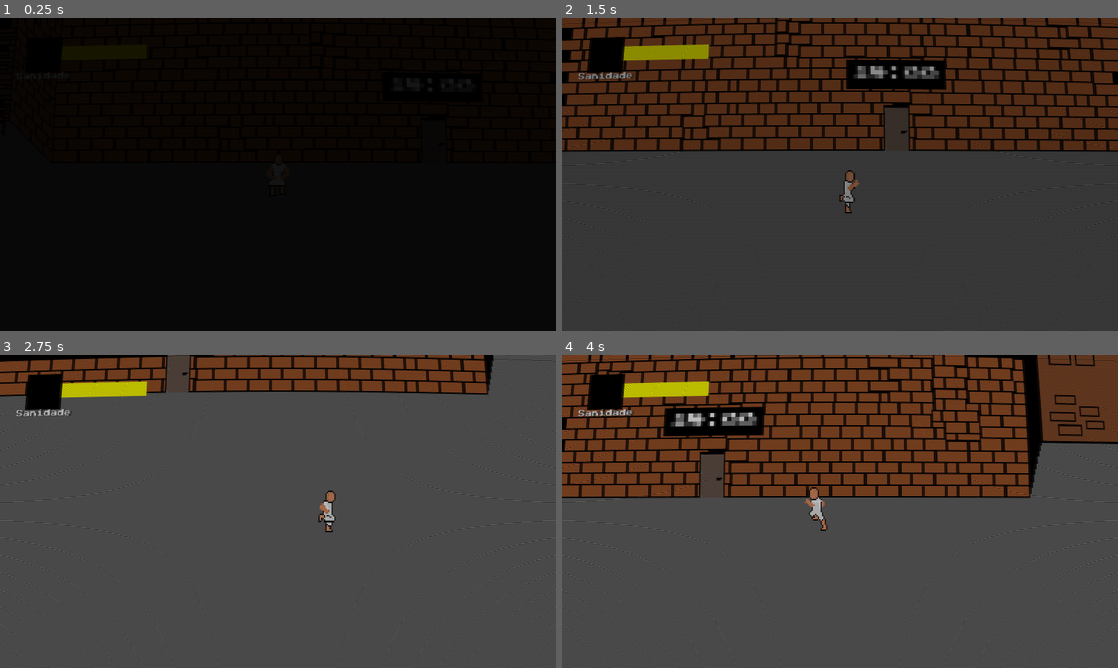
Above: before the commit, frames 1-4 (two rows, left to right).
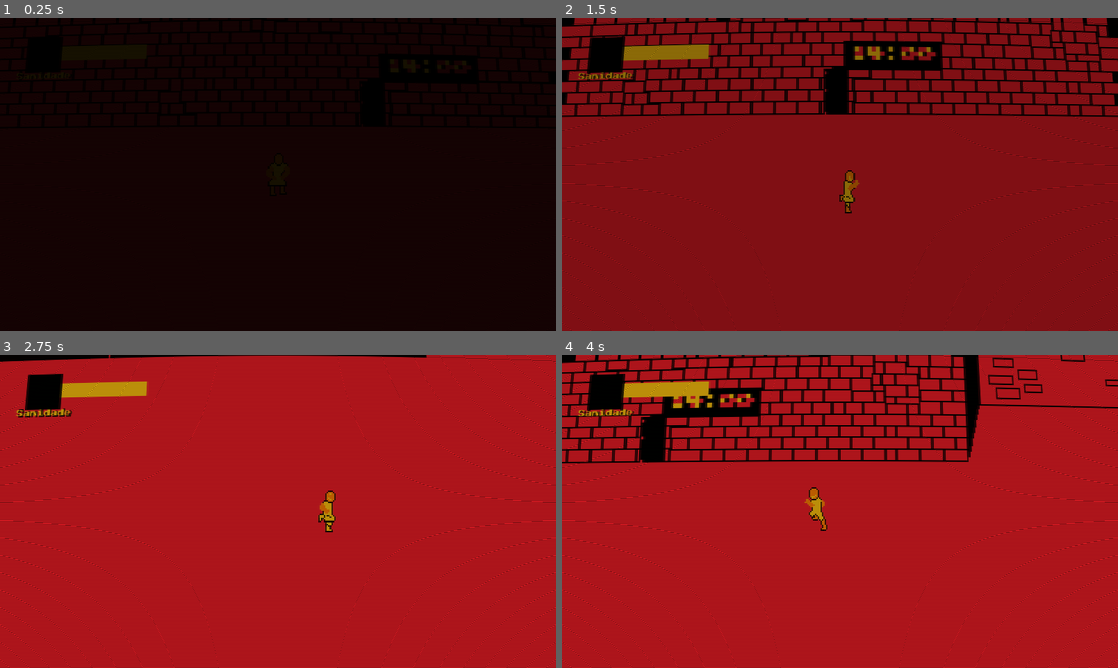
Above: after the commit, the same moments.

Repository: FarofaFaction/Criascript-Jam-Game
Game: Godot game, scene res://Game/Room/room.tscn
The game is run twice, just before and just after one commit, with the same random seed, the same clock (stepped at 60 frames per second) and the same inputs. This scene is started directly instead of the project's main scene. The engine's default icon, where the game draws it, is replaced by a stand-in: a white triangle on a blue panel in a dark square.
Inputs:
- Up to frame 1 (0.25 s): no input
- Up to frame 2 (1.5 s): hold Right (ui_right) 0.53-1.28 s; tap E (Interact) at 0.6 s; hold Down (ui_down) from 1.28 s (still down); tap Space (Power) at 1.35 s
- Up to frame 3 (2.75 s): release Down (ui_down) at 2.03 s; hold Right (ui_right) from 2.03 s (still down); hold Shift (Run) from 2.03 s (still down)
- Up to frame 4 (4 s): release Right (ui_right) at 2.78 s; release Shift (Run) at 2.78 s; hold Up (ui_up) 2.78-3.53 s; tap E (Interact) at 2.85 s; hold Left (ui_left) from 3.53 s (still down); tap Space (Power) at 3.6 s

The runs differ from the first frame. In frame 1, less than 0.1% of the frame differs, in the area x 3-85%, y 16-50%; in frame 2, 96%; in frame 3, 99%, in the area x 0-100%, y 0-100%; in frame 4, 97%.

Commit message:
update_game

Diff:
--- a/Dialog/DialogClass/dialog_class.gd
+++ b/Dialog/DialogClass/dialog_class.gd
@@ -30,6 +30,7 @@
 	self.queue_free()
 
 func _start_dialog():
+	#visible = true
 	for child in get_children():
 		if child is DialogMenu:
 			_add_menu(child)
--- a/Game/Quests/DoctorKnocking/doctor_knocking.gd
+++ b/Game/Quests/DoctorKnocking/doctor_knocking.gd
@@ -12,6 +12,18 @@
 	pass # Replace with function body.
 
 
-## Called every frame. 'delta' is the elapsed time since the previous frame.
-#func _process(delta: float) -> void:
-	#pass
+@onready var shader_material = $"../../CanvasLayer/ColorRect".material
+
+func _process(delta):
+	# Obtenha a posição global do node
+	var global_pos = $tools/DoorSoundOrigin.global_position
+
+	# Converta a posição para coordenadas de tela (normalizadas)
+	# Converta o tamanho da tela para Vector2
+	var screen_size = Vector2(get_viewport().get_size())
+
+	# Converta a posição global para coordenadas de tela (normalizadas)
+	var real_center = global_pos / screen_size
+
+	# Atualize o uniform do shader material.set_shader_parameter("TextureMask", textureImage)
+	shader_material.set_shader_parameter("real_center", real_center)
--- a/Game/Quests/DoctorKnocking/stage_1/DoctorKnocking_1.tscn
+++ b/Game/Quests/DoctorKnocking/stage_1/DoctorKnocking_1.tscn
@@ -1,32 +1,46 @@
-[gd_scene load_steps=8 format=3 uid="uid://csq5h4507pd3r"]
+[gd_scene load_steps=11 format=3 uid="uid://csq5h4507pd3r"]
 
 [ext_resource type="Script" path="res://Game/Quests/DoctorKnocking/stage_1/DoctorKnocking_1.gd" id="1_w2ti7"]
 [ext_resource type="PackedScene" uid="uid://wttewp7c4g6k" path="res://Game/Quests/DoctorKnocking/stage_1/knocking_sound.tscn" id="2_peg6k"]
 [ext_resource type="PackedScene" uid="uid://6fw6kl4t5n7x" path="res://Objects/interactible_area.tscn" id="3_yepy7"]
 [ext_resource type="Script" path="res://Dialog/DialogClass/dialog_class.gd" id="4_h8epj"]
 [ext_resource type="Script" path="res://Dialog/DialogClass/speak_class.gd" id="5_xkpak"]
-[ext_resource type="PackedScene" uid="uid://baklw2eb62qgd" path="res://Dialog/DialogMenuClass/DialogMenu.tscn" id="6_lo73l"]
+[ext_resource type="Script" path="res://Dialog/DialogMenuClass/dialog_menu.gd" id="6_uk3d7"]
 [ext_resource type="Script" path="res://Game/Quests/DoctorKnocking/stage_1/doctor_options_dialog.gd" id="7_g1pol"]
+[ext_resource type="FontFile" uid="uid://b572bvrcrok26" path="res://Fontes/Press_Start_2P/PressStart2P-Regular.ttf" id="7_hy3ge"]
+
+[sub_resource type="StyleBoxFlat" id="StyleBoxFlat_rqsdc"]
+bg_color = Color(0.6, 0.6, 0.6, 0)
+
+[sub_resource type="StyleBoxLine" id="StyleBoxLine_avxtw"]
+color = Color(0.882353, 0, 0, 1)
+thickness = 10
+vertical = true
 
 [node name="DoctorKnocking1" type="Node2D" node_paths=PackedStringArray("dialog")]
 script = ExtResource("1_w2ti7")
-dialog = NodePath("DialogWithOptions")
+dialog = NodePath("CanvasLayer/DialogWithOptions")
 
 [node name="KnockingSound" parent="." instance=ExtResource("2_peg6k")]
 
 [node name="InteractibleArea" parent="." instance=ExtResource("3_yepy7")]
 
-[node name="DialogWithOptions" type="Control" parent="."]
+[node name="CanvasLayer" type="CanvasLayer" parent="."]
+
+[node name="DialogWithOptions" type="Control" parent="CanvasLayer"]
+visible = false
 layout_mode = 3
 anchors_preset = 15
 anchor_right = 1.0
 anchor_bottom = 1.0
 grow_horizontal = 2
 grow_vertical = 2
+size_flags_horizontal = 4
+size_flags_vertical = 4
 script = ExtResource("4_h8epj")
 auto_start = false
 
-[node name="SpeakClass" type="RichTextLabel" parent="DialogWithOptions"]
+[node name="SpeakClass" type="RichTextLabel" parent="CanvasLayer/DialogWithOptions"]
 layout_mode = 0
 offset_right = 40.0
 offset_bottom = 40.0
@@ -34,7 +48,7 @@
 script = ExtResource("5_xkpak")
 speaker = "Doutor"
 
-[node name="SpeakClass3" type="RichTextLabel" parent="DialogWithOptions"]
+[node name="SpeakClass3" type="RichTextLabel" parent="CanvasLayer/DialogWithOptions"]
 layout_mode = 0
 offset_right = 40.0
 offset_bottom = 40.0
@@ -42,50 +56,159 @@
 script = ExtResource("5_xkpak")
 speaker = "Doutor"
 
-[node name="DialogMenu" parent="DialogWithOptions" node_paths=PackedStringArray("options_conection") instance=ExtResource("6_lo73l")]
-layout_mode = 1
+[node name="DialogMenu" type="Control" parent="CanvasLayer/DialogWithOptions" node_paths=PackedStringArray("options_conection")]
+process_mode = 3
+layout_mode = 1
+anchors_preset = 15
+anchor_right = 1.0
+anchor_bottom = 1.0
+offset_top = -136.0
+offset_bottom = -136.0
+grow_horizontal = 2
+grow_vertical = 2
+script = ExtResource("6_uk3d7")
 options_conection = NodePath("OptionsTest")
-start_visible = false
 option_3_visible = false
 option_4_visible = false
-
-[node name="OptionsTest" type="Control" parent="DialogWithOptions/DialogMenu" node_paths=PackedStringArray("my_stage")]
+searchButtons = true
+
+[node name="BackgroundColor" type="ColorRect" parent="CanvasLayer/DialogWithOptions/DialogMenu"]
+layout_mode = 1
+anchors_preset = -1
+anchor_left = 0.301042
+anchor_top = 0.384259
+anchor_right = 0.716667
+anchor_bottom = 0.602778
+grow_horizontal = 2
+grow_vertical = 2
+color = Color(0, 0, 0, 1)
+metadata/_edit_use_anchors_ = true
+
+[node name="BackgroundColor2" type="ColorRect" parent="CanvasLayer/DialogWithOptions/DialogMenu"]
+layout_mode = 1
+anchors_preset = -1
+anchor_left = 0.301042
+anchor_top = 0.317593
+anchor_right = 0.716667
+anchor_bottom = 0.536112
+grow_horizontal = 2
+grow_vertical = 2
+color = Color(0, 0, 0, 1)
+metadata/_edit_use_anchors_ = true
+
+[node name="Name" type="Label" parent="CanvasLayer/DialogWithOptions/DialogMenu"]
+custom_minimum_size = Vector2(200, 0)
+layout_mode = 1
+anchors_preset = 5
+anchor_left = 0.5
+anchor_right = 0.5
+offset_left = -755.0
+offset_top = 349.0
+offset_right = 781.0
+offset_bottom = 477.0
+grow_horizontal = 2
+theme_override_fonts/font = ExtResource("7_hy3ge")
+theme_override_font_sizes/font_size = 48
+text = "Escolha"
+horizontal_alignment = 1
+
+[node name="Panel" type="Panel" parent="CanvasLayer/DialogWithOptions/DialogMenu"]
+layout_mode = 1
+anchors_preset = 15
+anchor_right = 1.0
+anchor_bottom = 1.0
+grow_horizontal = 2
+grow_vertical = 2
+theme_override_styles/panel = SubResource("StyleBoxFlat_rqsdc")
+
+[node name="OptionsContainer" type="VBoxContainer" parent="CanvasLayer/DialogWithOptions/DialogMenu/Panel"]
+layout_mode = 1
+anchors_preset = 8
+anchor_left = 0.5
+anchor_top = 0.5
+anchor_right = 0.5
+anchor_bottom = 0.5
+offset_left = -310.0
+offset_top = -91.5
+offset_right = 310.0
+offset_bottom = 91.5
+grow_horizontal = 2
+grow_vertical = 2
+
+[node name="Option1" type="Button" parent="CanvasLayer/DialogWithOptions/DialogMenu/Panel/OptionsContainer"]
+layout_mode = 2
+theme_type_variation = &"FlatButton"
+theme_override_colors/font_focus_color = Color(1, 0, 0, 1)
+theme_override_fonts/font = ExtResource("7_hy3ge")
+theme_override_font_sizes/font_size = 32
+theme_override_styles/focus = SubResource("StyleBoxLine_avxtw")
+text = "Option 1
+"
+
+[node name="Option2" type="Button" parent="CanvasLayer/DialogWithOptions/DialogMenu/Panel/OptionsContainer"]
+layout_mode = 2
+theme_type_variation = &"FlatButton"
+theme_override_colors/font_focus_color = Color(1, 0, 0, 1)
+theme_override_fonts/font = ExtResource("7_hy3ge")
+theme_override_font_sizes/font_size = 32
+theme_override_styles/focus = SubResource("StyleBoxLine_avxtw")
+text = "Option 2"
+
+[node name="Option3" type="Button" parent="CanvasLayer/DialogWithOptions/DialogMenu/Panel/OptionsContainer"]
+layout_mode = 2
+theme_type_variation = &"FlatButton"
+theme_override_colors/font_focus_color = Color(1, 0, 0, 1)
+theme_override_fonts/font = ExtResource("7_hy3ge")
+theme_override_font_sizes/font_size = 32
+theme_override_styles/focus = SubResource("StyleBoxLine_avxtw")
+text = "Option 3"
+
+[node name="Option4" type="Button" parent="CanvasLayer/DialogWithOptions/DialogMenu/Panel/OptionsContainer"]
+layout_mode = 2
+theme_type_variation = &"FlatButton"
+theme_override_colors/font_focus_color = Color(1, 0, 0, 1)
+theme_override_fonts/font = ExtResource("7_hy3ge")
+theme_override_font_sizes/font_size = 32
+theme_override_styles/focus = SubResource("StyleBoxLine_avxtw")
+text = "Option 4"
+
+[node name="OptionsTest" type="Control" parent="CanvasLayer/DialogWithOptions/DialogMenu" node_paths=PackedStringArray("my_stage")]
 layout_mode = 3
 anchors_preset = 0
 offset_right = 40.0
 offset_bottom = 40.0
 script = ExtResource("7_g1pol")
-my_stage = NodePath("../../..")
-
-[node name="option1" type="Label" parent="DialogWithOptions/DialogMenu/OptionsTest"]
+my_stage = NodePath("../../../..")
+
+[node name="option1" type="Label" parent="CanvasLayer/DialogWithOptions/DialogMenu/OptionsTest"]
 layout_mode = 0
 offset_top = 136.0
 offset_right = 40.0
 offset_bottom = 159.0
 text = "Sim"
 
-[node name="option2" type="Label" parent="DialogWithOptions/DialogMenu/OptionsTest"]
+[node name="option2" type="Label" parent="CanvasLayer/DialogWithOptions/DialogMenu/OptionsTest"]
 layout_mode = 0
 offset_top = 136.0
 offset_right = 40.0
 offset_bottom = 159.0
 text = "Não"
 
-[node name="option3" type="Label" parent="DialogWithOptions/DialogMenu/OptionsTest"]
+[node name="option3" type="Label" parent="CanvasLayer/DialogWithOptions/DialogMenu/OptionsTest"]
 layout_mode = 0
 offset_top = 136.0
 offset_right = 40.0
 offset_bottom = 159.0
 text = "Não"
 
-[node name="option4" type="Label" parent="DialogWithOptions/DialogMenu/OptionsTest"]
+[node name="option4" type="Label" parent="CanvasLayer/DialogWithOptions/DialogMenu/OptionsTest"]
 layout_mode = 0
 offset_top = 136.0
 offset_right = 40.0
 offset_bottom = 159.0
 text = "Não"
 
-[node name="SpeakClass2" type="RichTextLabel" parent="DialogWithOptions"]
+[node name="SpeakClass2" type="RichTextLabel" parent="CanvasLayer/DialogWithOptions"]
 visible = false
 layout_mode = 0
 offset_right = 40.0
@@ -93,3 +216,8 @@
 text = "Muito Bem, Até Mais Tarde"
 script = ExtResource("5_xkpak")
 speaker = "lol"
+
+[connection signal="pressed" from="CanvasLayer/DialogWithOptions/DialogMenu/Panel/OptionsContainer/Option1" to="CanvasLayer/DialogWithOptions/DialogMenu" method="_on_option_1_pressed"]
+[connection signal="pressed" from="CanvasLayer/DialogWithOptions/DialogMenu/Panel/OptionsContainer/Option2" to="CanvasLayer/DialogWithOptions/DialogMenu" method="_on_option_2_pressed"]
+[connection signal="pressed" from="CanvasLayer/DialogWithOptions/DialogMenu/Panel/OptionsContainer/Option3" to="CanvasLayer/DialogWithOptions/DialogMenu" method="_on_option_3_pressed"]
+[connection signal="pressed" from="CanvasLayer/DialogWithOptions/DialogMenu/Panel/OptionsContainer/Option4" to="CanvasLayer/DialogWithOptions/DialogMenu" method="_on_option_4_pressed"]
--- a/Game/Room/room.tscn
+++ b/Game/Room/room.tscn
@@ -6,8 +6,17 @@
 [ext_resource type="Script" path="res://Game/Quests/DoctorKnocking/doctor_knocking.gd" id="2_4ura0"]
 [ext_resource type="Texture2D" uid="uid://boce3olqcv7iq" path="res://Objects/mapa 1.png" id="2_g62a8"]
 [ext_resource type="PackedScene" uid="uid://7sspjh77o6vm" path="res://Game/Player/player.tscn" id="4_i14w1"]
+[ext_resource type="Shader" path="res://Shaders/4Colors.gdshader" id="4_ylxm3"]
 [ext_resource type="PackedScene" uid="uid://cxpyp7yoxaixr" path="res://Objects/room_clock.tscn" id="4_yqami"]
 [ext_resource type="AudioStream" uid="uid://dlxpad3bry0wj" path="res://Audio/Music/fundo_assustador.mp3" id="6_457a2"]
+[ext_resource type="Texture2D" uid="uid://vks35nwq3a23" path="res://Shaders/PixelartPallets/pallet_3.png" id="6_kcgnj"]
+[ext_resource type="PackedScene" uid="uid://c4ofme5aqmxny" path="res://Shaders/ShockWave.tscn" id="7_a8e8t"]
+
+[sub_resource type="ShaderMaterial" id="ShaderMaterial_lk8v6"]
+shader = ExtResource("4_ylxm3")
+shader_parameter/brightness = 0.0
+shader_parameter/source_palette = ExtResource("6_kcgnj")
+shader_parameter/target_palette = ExtResource("6_kcgnj")
 
 [sub_resource type="OccluderPolygon2D" id="OccluderPolygon2D_nfg62"]
 closed = false
@@ -32,6 +41,90 @@
 
 [node name="CanvasLayer" parent="." instance=ExtResource("1_604fw")]
 
+[node name="ColorRect" parent="CanvasLayer" instance=ExtResource("7_a8e8t")]
+material = SubResource("ShaderMaterial_lk8v6")
+anchors_preset = 15
+anchor_right = 1.0
+anchor_bottom = 1.0
+offset_left = 0.0
+offset_top = 0.0
+offset_right = 0.0
+offset_bottom = 0.0
+grow_horizontal = 2
+grow_vertical = 2
+
+[node name="Room_3" type="Node2D" parent="."]
+
+[node name="ColorRect" type="ColorRect" parent="Room_3"]
+offset_left = -594.0
+offset_top = -371.0
+offset_right = 2908.0
+offset_bottom = 1339.0
+color = Color(0.392157, 0.392157, 0.392157, 1)
+metadata/_edit_lock_ = true
+
+[node name="WallTest" type="Sprite2D" parent="Room_3"]
+position = Vector2(1063, 483)
+texture = ExtResource("2_g62a8")
+metadata/_edit_lock_ = true
+
+[node name="RoomClock" parent="Room_3" instance=ExtResource("4_yqami")]
+position = Vector2(1025, 360)
+
+[node name="wall" parent="Room_3" instance=ExtResource("1_2ok7y")]
+position = Vector2(195, 506)
+scale = Vector2(0.235935, 1.84936)
+CollisionLayer = 1
+
+[node name="wall2" parent="Room_3" instance=ExtResource("1_2ok7y")]
+position = Vector2(2011, 874.251)
+scale = Vector2(0.235935, 3.15699)
+CollisionLayer = 1
+
+[node name="wall8" parent="Room_3" instance=ExtResource("1_2ok7y")]
+position = Vector2(195, 1180)
+scale = Vector2(0.235935, 2.27314)
+CollisionLayer = 1
+
+[node name="wall3" parent="Room_3" instance=ExtResource("1_2ok7y")]
+position = Vector2(342, 931)
+rotation = 1.5708
+scale = Vector2(0.235935, 3.16159)
+CollisionLayer = 1
+
+[node name="wall7" parent="Room_3" instance=ExtResource("1_2ok7y")]
+position = Vector2(1136.9, 1708)
+rotation = 1.5708
+scale = Vector2(0.235935, 3.60478)
+CollisionLayer = 1
+
+[node name="wall9" parent="Room_3" instance=ExtResource("1_2ok7y")]
+position = Vector2(1259, 1257)
+rotation = 1.5708
+scale = Vector2(0.235935, 3.16159)
+CollisionLayer = 1
+
+[node name="wall4" parent="Room_3" instance=ExtResource("1_2ok7y")]
+visible = false
+position = Vector2(916.752, 326)
+rotation = 1.5708
+scale = Vector2(0.235935, 2.06087)
+CollisionLayer = 1
+
+[node name="wall5" parent="Room_3" instance=ExtResource("1_2ok7y")]
+visible = false
+position = Vector2(1747.32, 240)
+rotation = 1.5708
+scale = Vector2(0.235935, 0.973102)
+CollisionLayer = 1
+
+[node name="wall6" parent="Room_3" instance=ExtResource("1_2ok7y")]
+visible = false
+position = Vector2(305.679, 266)
+rotation = 1.5708
+scale = Vector2(0.235935, 0.204758)
+CollisionLayer = 1
+
 [node name="Quests" type="Node2D" parent="."]
 
 [node name="DoctorKnocking" type="Node2D" parent="Quests" node_paths=PackedStringArray("DoorSoundOrigin")]
@@ -41,77 +134,7 @@
 [node name="tools" type="Node2D" parent="Quests/DoctorKnocking"]
 
 [node name="DoorSoundOrigin" type="Marker2D" parent="Quests/DoctorKnocking/tools"]
-position = Vector2(1063, 410)
-
-[node name="Room_3" type="Node2D" parent="."]
-
-[node name="ColorRect" type="ColorRect" parent="Room_3"]
-offset_left = -982.0
-offset_top = -754.0
-offset_right = 2520.0
-offset_bottom = 956.0
-color = Color(0.392157, 0.392157, 0.392157, 1)
-
-[node name="WallTest" type="Sprite2D" parent="Room_3"]
-position = Vector2(1103, 495)
-texture = ExtResource("2_g62a8")
-
-[node name="RoomClock" parent="Room_3" instance=ExtResource("4_yqami")]
-position = Vector2(1025, 360)
-
-[node name="wall" parent="Room_3" instance=ExtResource("1_2ok7y")]
-position = Vector2(195, 506)
-scale = Vector2(0.235935, 1.84936)
-CollisionLayer = 1
-
-[node name="wall2" parent="Room_3" instance=ExtResource("1_2ok7y")]
-position = Vector2(2011, 874.251)
-scale = Vector2(0.235935, 3.15699)
-CollisionLayer = 1
-
-[node name="wall8" parent="Room_3" instance=ExtResource("1_2ok7y")]
-position = Vector2(195, 1180)
-scale = Vector2(0.235935, 2.27314)
-CollisionLayer = 1
-
-[node name="wall3" parent="Room_3" instance=ExtResource("1_2ok7y")]
-position = Vector2(342, 931)
-rotation = 1.5708
-scale = Vector2(0.235935, 3.16159)
-CollisionLayer = 1
-
-[node name="wall7" parent="Room_3" instance=ExtResource("1_2ok7y")]
-position = Vector2(1136.9, 1708)
-rotation = 1.5708
-scale = Vector2(0.235935, 3.60478)
-CollisionLayer = 1
-
-[node name="wall9" parent="Room_3" instance=ExtResource("1_2ok7y")]
-position = Vector2(1259, 1257)
-rotation = 1.5708
-scale = Vector2(0.235935, 3.16159)
-CollisionLayer = 1
-
-[node name="wall4" parent="Room_3" instance=ExtResource("1_2ok7y")]
-visible = false
-position = Vector2(916.752, 326)
-rotation = 1.5708
-scale = Vector2(0.235935, 2.06087)
-CollisionLayer = 1
-
-[node name="wall5" parent="Room_3" instance=ExtResource("1_2ok7y")]
-visible = false
-position = Vector2(1747.32, 240)
-rotation = 1.5708
-scale = Vector2(0.235935, 0.973102)
-CollisionLayer = 1
-
-[node name="wall6" parent="Room_3" instance=ExtResource("1_2ok7y")]
-visible = false
-position = Vector2(305.679, 266)
-rotation = 1.5708
-scale = Vector2(0.235935, 0.204758)
-CollisionLayer = 1
+position = Vector2(1023, 397)
 
 [node name="LightTesting" type="Node2D" parent="."]
 
@@ -258,9 +281,12 @@
 occluder_light_mask = 2
 
 [node name="Player" parent="." instance=ExtResource("4_i14w1")]
+position = Vector2(954, 444)
+metadata/_edit_lock_ = true
 
 [node name="Enemies" type="Node2D" parent="."]
 
 [node name="AudioStreamPlayer" type="AudioStreamPlayer" parent="."]
+process_mode = 3
 stream = ExtResource("6_457a2")
 autoplay = true
--- a/Interface/Pause/in_game_pause.tscn
+++ b/Interface/Pause/in_game_pause.tscn
@@ -7,3 +7,4 @@
 script = ExtResource("1_3so0f")
 
 [node name="CanvasLayer" type="CanvasLayer" parent="."]
+layer = 9
--- /dev/null
+++ b/Shaders/4Colors.gdshader
@@ -0,0 +1,30 @@
+shader_type canvas_item;
+
+uniform sampler2D screen_texture : hint_screen_texture, repeat_disable, filter_nearest;
+
+uniform float brightness : hint_range(-1, 1) = 0;
+uniform sampler2D source_palette;
+uniform sampler2D target_palette;
+
+void fragment() {
+	vec4 screen_color = texture(screen_texture, SCREEN_UV);
+	ivec2 pal_size = textureSize(source_palette, 0);
+
+	float color_diff = 1.0;
+	int nearest_swatch = 0;
+
+	for (int swatch=0; swatch < pal_size.x; swatch++) {
+		vec4 sampled_color = texelFetch(source_palette, ivec2(swatch,0), 0);
+		float new_color_diff = distance(sampled_color, screen_color);
+
+		if (new_color_diff < color_diff) {
+			color_diff = new_color_diff;
+			nearest_swatch = swatch;
+		}
+	}
+
+	int swatch_offset = int(brightness * float(pal_size.x));
+	int target_swatch = clamp(nearest_swatch + swatch_offset, 0, pal_size.x -1);
+
+	COLOR = texelFetch(target_palette, ivec2(target_swatch, 0), 0);
+}
--- /dev/null
+++ b/Shaders/ShockWave.gdshader
@@ -0,0 +1,20 @@
+shader_type canvas_item;
+
+uniform vec2 real_center; // A posição do centro deve ser passada pelo script
+uniform float force = 0.2;
+uniform sampler2D SCREEN_TEXTURE: hint_screen_texture;
+uniform float size = 0.3;
+uniform float thickness = 0.1;
+uniform float small_smooth_val = 0.1;
+
+void fragment() {
+    vec2 center = real_center; // Usando a posição passada
+    float ratio = SCREEN_PIXEL_SIZE.x / SCREEN_PIXEL_SIZE.y;
+    vec2 scaledUV = (SCREEN_UV - vec2(0.5, 0.0)) / vec2(ratio, 1.0) + vec2(0.5, 0.0);
+
+    float mask = (1.0 - smoothstep(size - thickness, size, length(scaledUV - center)));
+    mask *= smoothstep(size - thickness - small_smooth_val, size - thickness, length(scaledUV - center));
+
+    vec2 disp = normalize(scaledUV - center) * force * mask;
+    COLOR = texture(SCREEN_TEXTURE, UV - disp);
+}
--- /dev/null
+++ b/Shaders/ShockWave.tscn
@@ -0,0 +1,39 @@
+[gd_scene load_steps=3 format=3 uid="uid://c4ofme5aqmxny"]
+
+[sub_resource type="Shader" id="Shader_sn7bd"]
+code = "shader_type canvas_item;
+
+uniform vec2 real_center; // A posição do centro deve ser passada pelo script
+uniform float force = 0.2;
+uniform sampler2D SCREEN_TEXTURE: hint_screen_texture;
+uniform float size = 0.3;
+uniform float thickness = 0.1;
+uniform float small_smooth_val = 0.1;
+
+void fragment() {
+    vec2 center = real_center; // Usando a posição passada
+    float ratio = SCREEN_PIXEL_SIZE.x / SCREEN_PIXEL_SIZE.y;
+    vec2 scaledUV = (SCREEN_UV - vec2(0.5, 0.0)) / vec2(ratio, 1.0) + vec2(0.5, 0.0);
+
+    float mask = (1.0 - smoothstep(size - thickness, size, length(scaledUV - center)));
+    mask *= smoothstep(size - thickness - small_smooth_val, size - thickness, length(scaledUV - center));
+
+    vec2 disp = normalize(scaledUV - center) * force * mask;
+    COLOR = texture(SCREEN_TEXTURE, UV - disp);
+}
+"
+
+[sub_resource type="ShaderMaterial" id="ShaderMaterial_0w67f"]
+shader = SubResource("Shader_sn7bd")
+shader_parameter/real_center = Vector2(0.5, 0.5)
+shader_parameter/force = 0.2
+shader_parameter/size = 0.3
+shader_parameter/thickness = 0.1
+shader_parameter/small_smooth_val = 0.1
+
+[node name="ColorRect" type="ColorRect"]
+material = SubResource("ShaderMaterial_0w67f")
+offset_left = -13.0
+offset_top = -17.0
+offset_right = 6.0
+offset_bottom = 15.0
--- /dev/null
+++ b/Shaders/pixelart.gdshader
@@ -0,0 +1,61 @@
+shader_type canvas_item;
+
+varying mat4 angle;
+varying mat4 anti_angle;
+
+void vertex() {
+	angle=mat4(mat3(MODEL_MATRIX))+mat4(vec4(0.),vec4(0.),vec4(0.,0.,1.,0.),vec4(0.,0.,0.,1.));
+
+	mat3 rotation = mat3(angle);
+
+    mat3 inverseRotation3x3 = transpose(rotation);
+
+    mat4 inverseRotation4x4 =mat4(inverseRotation3x3)+mat4(vec4(0.),vec4(0.),vec4(0.,0.,1.,0.),vec4(0.,0.,0.,1.));
+	anti_angle=inverseRotation4x4;
+}
+
+void fragment() {
+	float pixel_sc=32.;
+	float pixel_size=1./pixel_sc;
+
+	vec2 uv=UV-.5;
+	uv*=pixel_sc;
+	uv=(anti_angle*vec4(floor((angle*vec4(uv,0.,1.)).xy),0.,1.)).xy/(pixel_sc-1.)+.5+pixel_size/2.;
+
+	vec4 color_1=texture(TEXTURE,uv);
+
+	color_1.a=step(0.5,color_1.a);
+
+	vec3 color_c=color_1.rgb;
+	vec3 color_up=texture(TEXTURE,vec2(uv.x,uv.y+pixel_size)).rgb;
+	vec3 color_down=texture(TEXTURE,vec2(uv.x,uv.y-pixel_size)).rgb;
+	vec3 color_right=texture(TEXTURE,vec2(uv.x+pixel_size,uv.y)).rgb;
+	vec3 color_left=texture(TEXTURE,vec2(uv.x-pixel_size,uv.y)).rgb;
+	vec3 color_up_right=texture(TEXTURE,vec2(uv.x+pixel_size,uv.y+pixel_size)).rgb;
+	vec3 color_down_right=texture(TEXTURE,vec2(uv.x+pixel_size,uv.y-pixel_size)).rgb;
+	vec3 color_down_left=texture(TEXTURE,vec2(uv.x-pixel_size,uv.y-pixel_size)).rgb;
+	vec3 color_up_left=texture(TEXTURE,vec2(uv.x-pixel_size,uv.y+pixel_size)).rgb;
+
+	float l1=length(color_c-color_up);
+	float l2=length(color_c-color_down);
+	float l3=length(color_c-color_right);
+	float l4=length(color_c-color_left);
+	float l5=length(color_c-color_up_right);
+	float l6=length(color_c-color_down_right);
+	float l7=length(color_c-color_down_left);
+	float l8=length(color_c-color_up_left);
+
+	float min_l=min(min(min(l1,l2),min(l3,l4)),min(min(l5,l6),min(l7,l8)));
+
+	float bender=0.0;
+
+	COLOR=color_1;
+	COLOR=abs(min_l-l1)<0.00001?vec4(mix(color_up,color_c,bender),color_1.a):color_1;
+	COLOR=abs(min_l-l2)<0.00001?vec4(mix(color_down,COLOR.rgb,bender),COLOR.a):COLOR;
+	COLOR=abs(min_l-l3)<0.00001?vec4(mix(color_right,COLOR.rgb,bender),COLOR.a):COLOR;
+	COLOR=abs(min_l-l4)<0.00001?vec4(mix(color_left,COLOR.rgb,bender),COLOR.a):COLOR;
+	COLOR=abs(min_l-l5)<0.00001?vec4(mix(color_up_right,COLOR.rgb,bender),COLOR.a):COLOR;
+	COLOR=abs(min_l-l6)<0.00001?vec4(mix(color_down_right,COLOR.rgb,bender),COLOR.a):COLOR;
+	COLOR=abs(min_l-l7)<0.00001?vec4(mix(color_down_left,COLOR.rgb,bender),COLOR.a):COLOR;
+	COLOR=abs(min_l-l8)<0.00001?vec4(mix(color_up_left,COLOR.rgb,bender),COLOR.a):COLOR;
+}
--- a/project.godot
+++ b/project.godot
@@ -21,9 +21,9 @@
 Global="*res://Scripts/global.gd"
 Transition="*res://Interface/Transition/Transition.tscn"
 GlobalTimer="*res://Scripts/timer.gd"
+InGamePause="*res://Interface/Pause/in_game_pause.tscn"
 GlobalShader="*res://Shaders/GlobalShader.tscn"
 DialogSystem="*res://Dialog/dialog_system.tscn"
-InGamePause="*res://Interface/Pause/in_game_pause.tscn"
 
 [dialogic]
 
Not shown: 1 places in Game/Room/room.tscn that only renumber resources
Binary file added: Shaders/PixelartPallets/pallet_1.png
Not shown, added: Shaders/PixelartPallets/pallet_1.png.import
Binary file added: Shaders/PixelartPallets/pallet_2.png
Not shown, added: Shaders/PixelartPallets/pallet_2.png.import
Binary file added: Shaders/PixelartPallets/pallet_3.png
Not shown, added: Shaders/PixelartPallets/pallet_3.png.import
